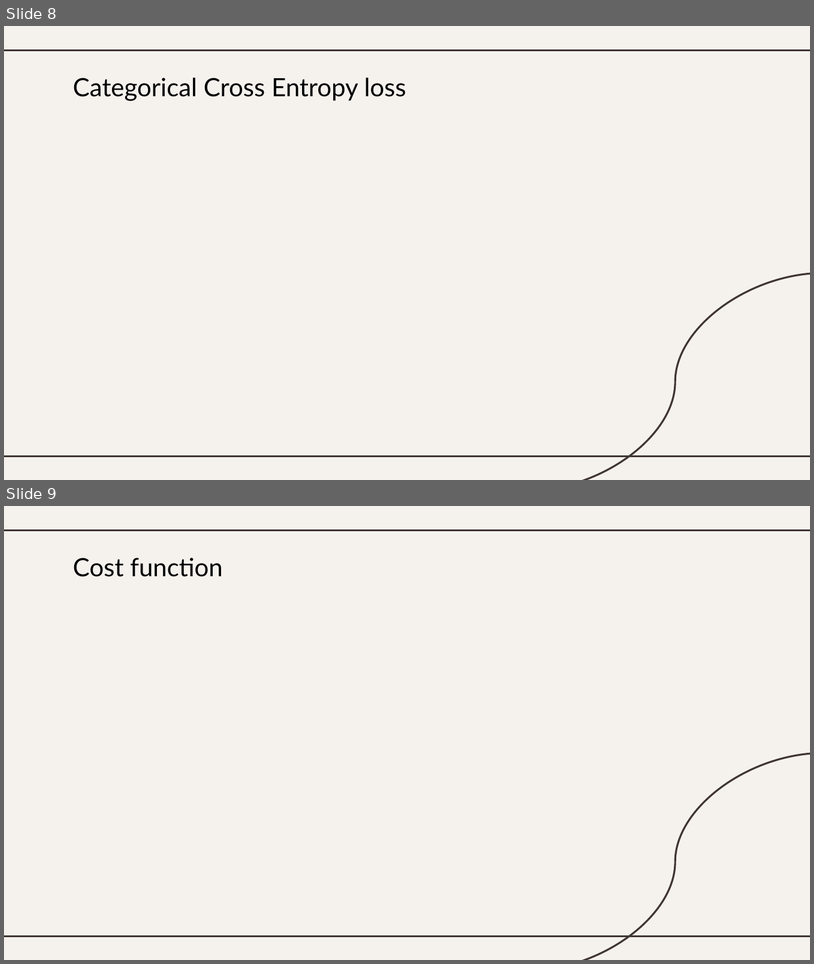
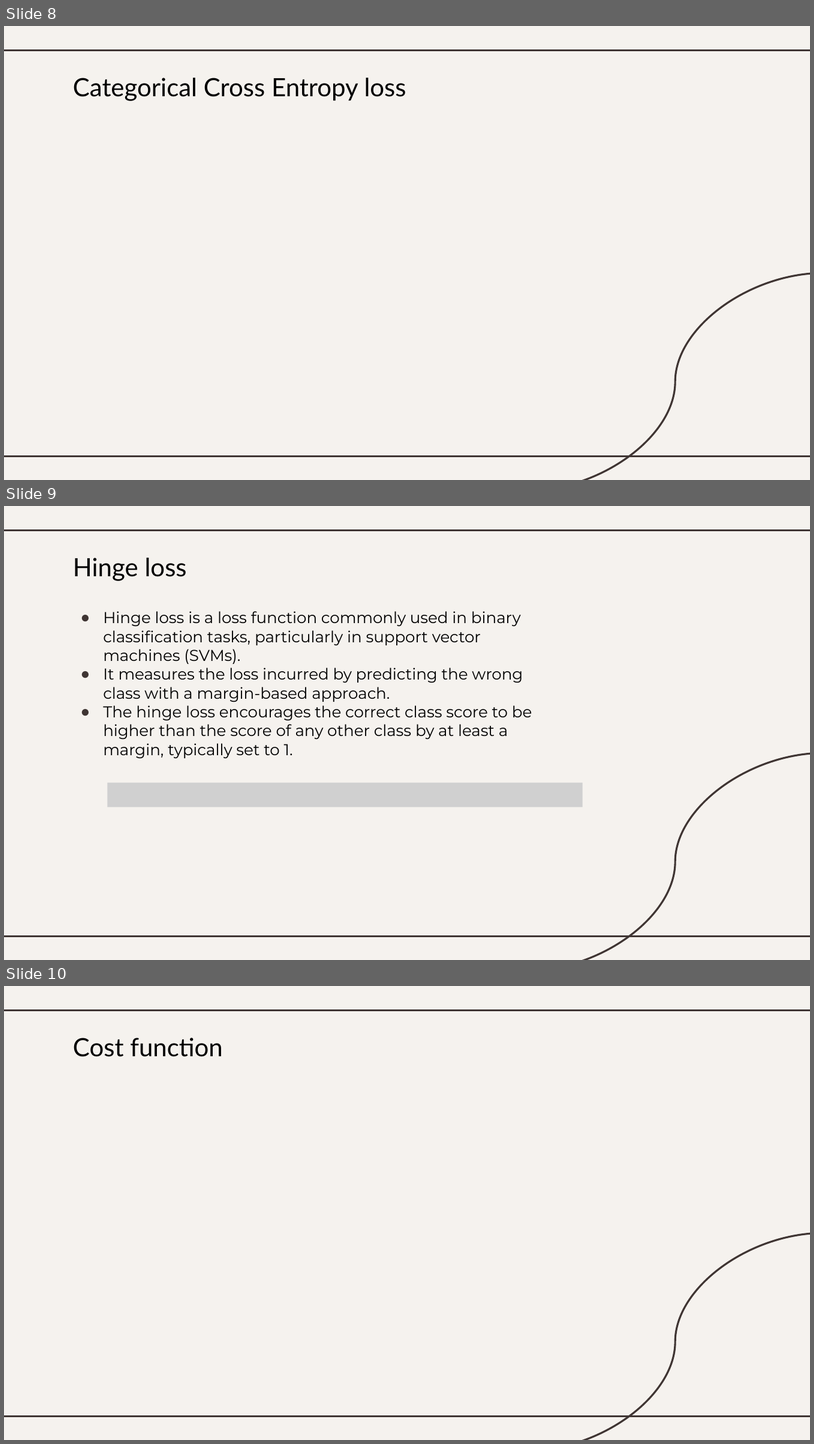
Before and after one commit to ashabilash/Data-Science-Preparation-Guide, a slide deck: slides/Machine Learning Concepts.pptx. Shown one above the other, each under a label of ours: slides 8 and 9 before the commit, slides 8, 9 and 10 after it. The pictures are 814x964 and 814x1444 pixels, drawn with LibreOffice and Linux fonts; fonts in the diff are those of the drawing; grey boxes stand for pictures. Boxes give left, top, right and bottom in pixels: in the first picture for what was removed or moved away, otherwise in the second. Text is boxed around its words. In the diff, an @@ line names an element or a change of style, - is before the commit and + after.

```diff
--- a/slides/Machine Learning Concepts.pptx
+++ b/slides/Machine Learning Concepts.pptx
@@ slide 9 added at [4,506,810,960], background #F5F2EE; not listed: 3 template elements that a slide beside it also shows @@
@@ title added at [73,558,187,581], 30 pt, text #000000 @@
+Hinge loss
@@ subtitle added at [103,611,533,759], 18.7 pt, text #000000 @@
+● Hinge loss is a loss function commonly used in binary classification tasks, particularly in support vector machines (SVMs).
+● It measures the loss incurred by predicting the wrong class with a margin-based approach.
+● The hinge loss encourages the correct class score to be higher than the score of any other class by at least a margin, typically set to 1.
@@ picture added at [107,783,583,807] @@
@@ what was slide 9 is now slide 10 @@
```
Also in this commit, not shown: 5 other slides added, 21 other files.
